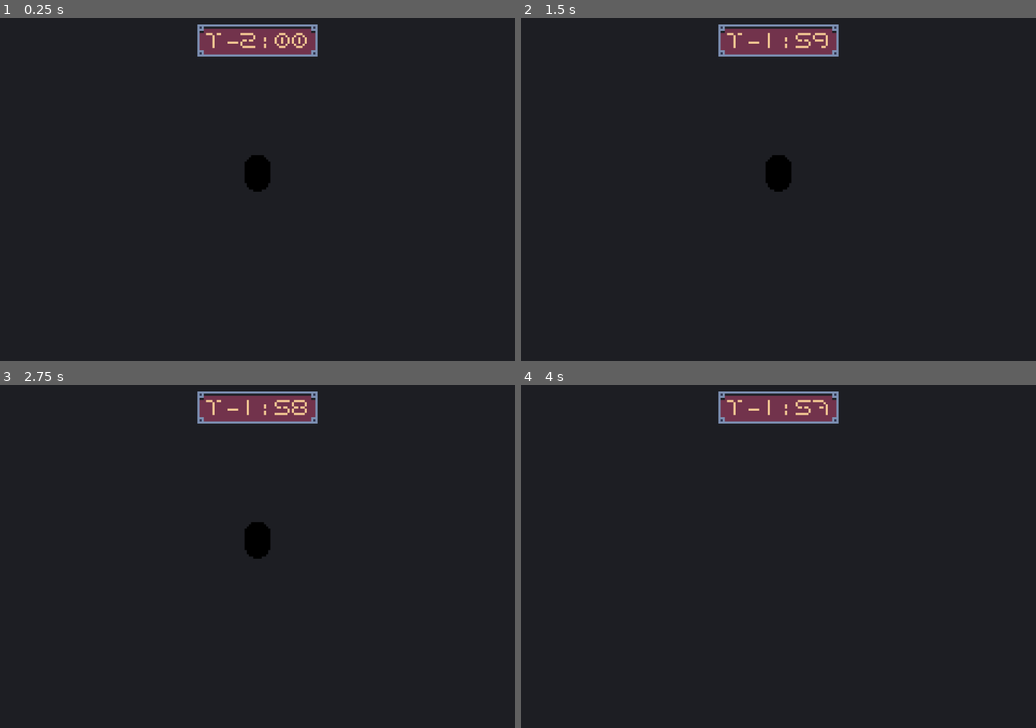
Above: before the commit, frames 1-4 (two rows, left to right).
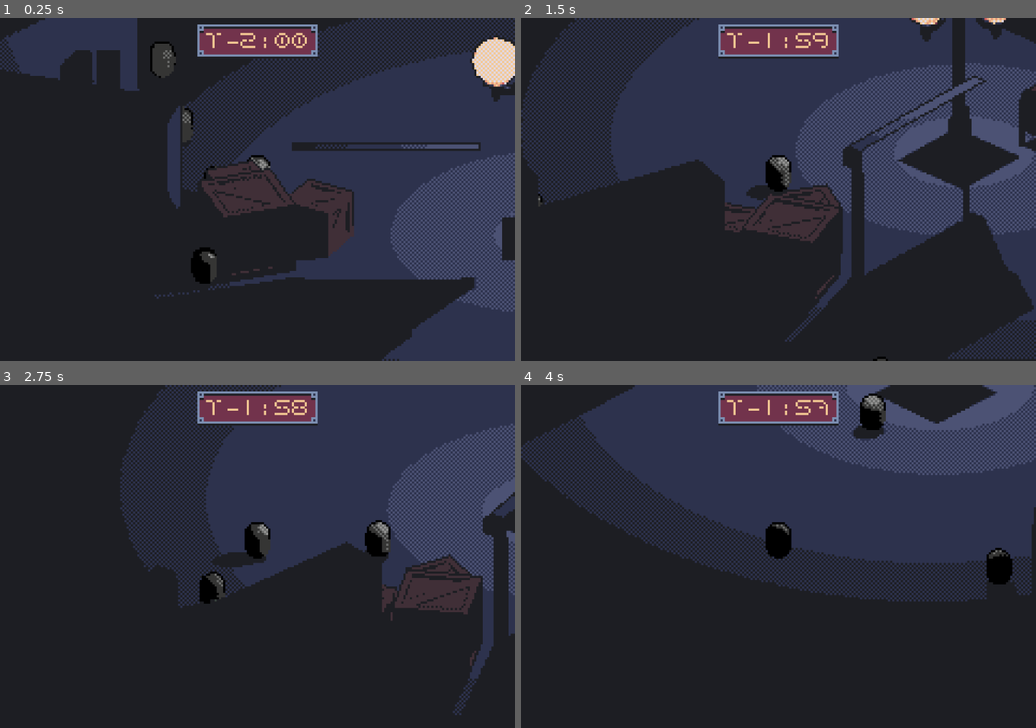
Above: after the commit, the same moments.

Repository: voxelith/pirate-game-jam-16
Game: Godot game, scene res://scenes/main.tscn
Same seed, same stepped clock (60 frames per second), same inputs: the game is played once before the commit and once after it.
Inputs (mouse positions are in pixels of both pictures, inside the frame that each line leads up to):
- Up to frame 1 (0.25 s): no input
- Up to frame 2 (1.5 s): move the mouse to (804, 189) at 0.52 s; hold W (move_up) from 0.53 s (still down); tap Space (jump) at 0.77 s; move the mouse to (752, 189) at 1.27 s
- Up to frame 3 (2.75 s): keep holding W (move_up); tap Space (jump) at 1.52 s; move the mouse to (267, 549) at 2.02 s
- Up to frame 4 (4 s): keep holding W (move_up); move the mouse to (773, 563) at 2.77 s; tap Space (jump) at 3.02, 3.77 s; move the mouse to (814, 559) at 3.52 s

The runs differ from the first frame. In frame 1, 40% of the frame differs, in the area x 0-100%, y 0-100%; in frame 2, 44%; in frame 3, 34%; in frame 4, 39%.

Commit message:
Added UI sound for controller.
I added UI sound for controller. :)

Diff:
--- a/scripts/main_viewport_container.gd
+++ b/scripts/main_viewport_container.gd
@@ -23,7 +23,7 @@
 	update_subviewport()
 	get_viewport().size_changed.connect(update_subviewport)
 
-	change_level(preload("res://scenes/levels/StartingRoom.tscn"))
+	change_level(preload("res://scenes/levels/NavTest.tscn"))
 
 func pause():
 	%PauseMenu.pause()
--- a/scripts/pause_menu.gd
+++ b/scripts/pause_menu.gd
@@ -36,3 +36,7 @@
 
 func _on_quit_pressed() -> void: #Callback function when the quit button is pressed
 	get_tree().quit()
+
+
+
+#Don't look up this URL link! Trust me! https://youtu.be/dQw4w9WgXcQ?si=9WfgZOLFZqoAO7QQ
--- a/scripts/ui_sound.gd
+++ b/scripts/ui_sound.gd
@@ -28,12 +28,21 @@
 		if i is Button:
 			i.mouse_entered.connect( ui_sfx_play.bind(&"UI_Hover") )
 			i.pressed.connect( ui_sfx_play.bind(&"UI_Click") )
+			i.focus_entered.connect( ui_sfx_play.bind(&"UI_Hover") )
+
 		elif i is OptionButton:
 			i.mouse_entered.connect( ui_sfx_play.bind(&"UI_Hover") )
 			i.pressed.connect( ui_sfx_play.bind(&"UI_Click") )
+			i.focus_entered.connect( ui_sfx_play.bind(&"UI_Hover") )
+
 		elif i is TextureButton:
 			i.mouse_entered.connect( ui_sfx_play.bind(&"UI_Hover") )
 			i.pressed.connect( ui_sfx_play.bind(&"UI_Click") )
+			i.focus_entered.connect( ui_sfx_play.bind(&"UI_Hover") )
 
 func ui_sfx_play(sound : String) -> void:
 	sounds[sound].play()
+
+
+
+#Why are you reading my code? I promise you, I didn't steal all of it! Stop! How dare you judge me! :(
